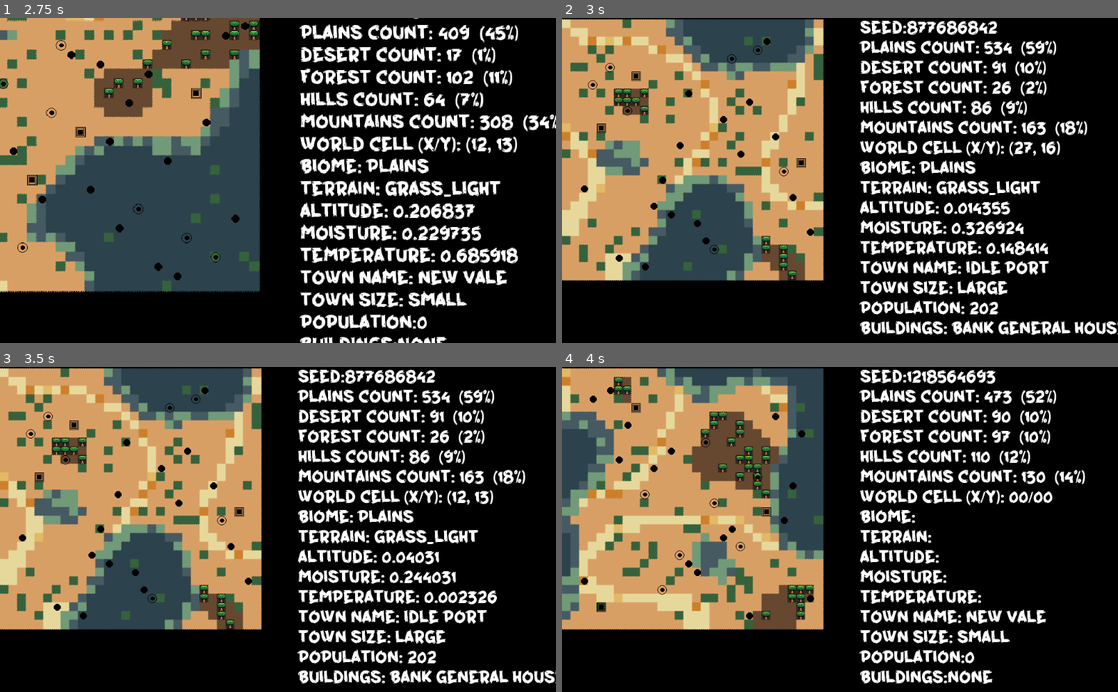
Above: before the commit, frames 1-4 (two rows, left to right).
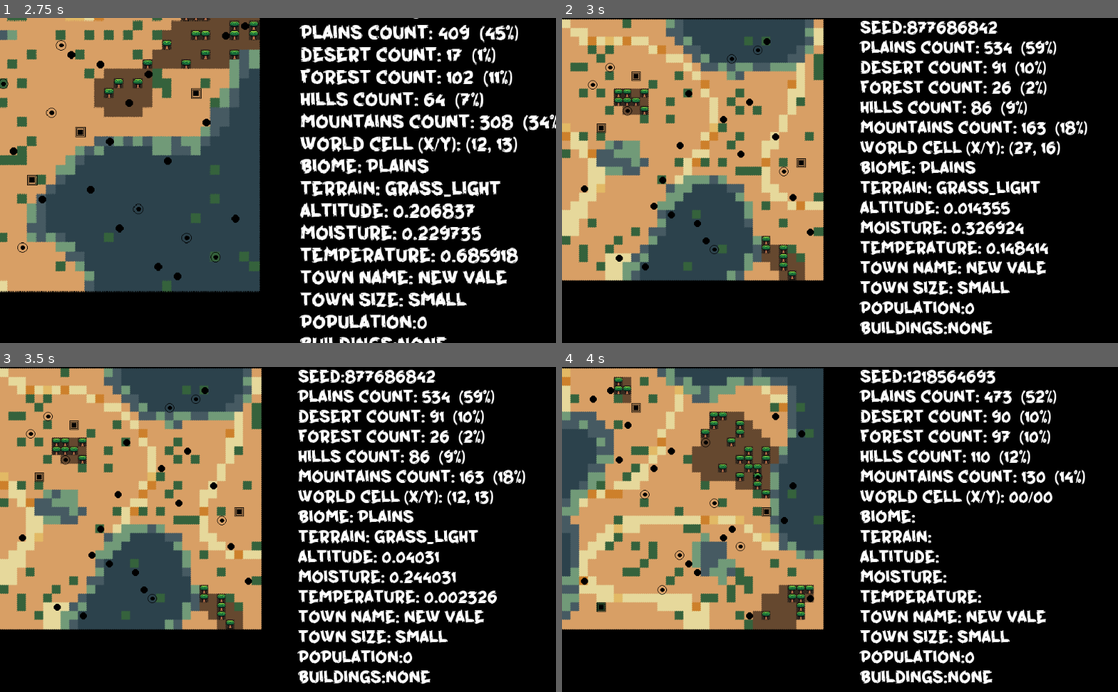
Above: after the commit, the same moments.

Repository: devonps/simple-terrain-gen
Game: Godot game, scene res://WorldGenerator.tscn
The game is run twice, just before and just after one commit, with the same random seed, the same clock (stepped at 60 frames per second) and the same inputs.
Inputs (mouse positions are in pixels of both pictures, inside the frame that each line leads up to):
- Up to frame 1 (2.75 s): tap Enter (ui_accept) at 0.5, 0.77, 1.25, 2 s; move the mouse to (250, 245) at 0.52 s; hold Mouse wheel up (zoom_in) 0.53-1.25 s; click (250, 245) at 0.67 s; drag from (444, 229) to (250, 245) at 1.27 s; move the mouse to (111, 131) at 2.02 s; hold Mouse wheel up (zoom_in) from 2.03 s (still down); click (111, 131) at 2.17 s
- Up to frame 2 (3 s): release Mouse wheel up (zoom_in) at 2.75 s; tap Enter (ui_accept) at 2.75 s; drag from (867, 180) to (673, 131) at 2.77 s
- Up to frame 3 (3.5 s): no input
- Up to frame 4 (4 s): tap Enter (ui_accept) at 3.5, 3.77 s; move the mouse to (756, 448) at 3.52 s; hold Mouse wheel up (zoom_in) from 3.53 s (still down); click (756, 448) at 3.67 s

Frame 1 is identical in both runs. In frame 2, 1.6% of the frame differs, in the area x 69-100%, y 74-98%; in frame 3, 1.6%; in frame 4, nothing differs.
Error after the commit: Invalid get index '2' (on base: 'Dictionary'). (res://Camera2D.gd:66)

Commit message:
various updates

Diff:
--- a/WorldGenerator.gd
+++ b/WorldGenerator.gd
@@ -16,7 +16,7 @@
 onready var snowlabel = $debug/HBoxContainer/Test1/SnowLabel
 onready var seedlabel = $debug/HBoxContainer/Test1/seedlabel
 
-# biome parameters
+# biome parametersƒ
 var temperature = {}
 var moisture = {}
 var altitude = {}
@@ -288,11 +288,12 @@
 	town_locations.append(pos)
 	townsMap.set_cellv(pos, small_town_image_id)
 	var town_name = "New Vale"
+	var internal_town_name = _generate_internal_town_name(town_name)
 	var array_of_buildings = _generate_town_buildings(size)
 	var town_population_size = _calculate_town_population(size)
 
 	next_town_id = _get_town_id()
-	townDetails[next_town_id] = {"id":next_town_id, "name": town_name, "size": size, "population": town_population_size, "buildings": array_of_buildings}
+	townDetails[town_name] = {"id":next_town_id, "name": internal_town_name, "size": size, "population": town_population_size, "buildings": array_of_buildings}
 	worldData[pos]["townID"] = next_town_id
 	_set_town_id()
 
@@ -396,12 +397,13 @@
 
 func populate_town(size, pos) -> void:
 	var town_name = _generate_town_name()
+	var internal_town_name = _generate_internal_town_name(town_name)
 	var array_of_buildings = _generate_town_buildings(size)
 	var town_population_size = _calculate_town_population(size)
 
 	next_town_id = _get_town_id()
 
-	townDetails[next_town_id] = {"id":next_town_id, "name": town_name, "size": size, "population": town_population_size, "buildings": array_of_buildings}
+	townDetails[town_name] = {"id":next_town_id, "name": internal_town_name, "size": size, "population": town_population_size, "buildings": array_of_buildings}
 	worldData[pos]["townID"] = next_town_id
 
 	_set_town_id()
@@ -456,6 +458,10 @@
 #
 # utility functions
 #
+
+func _generate_internal_town_name(town_name):
+	return town_name.replace(" ", "_").to_lower()
+
 
 func _read_json_file(file_path) -> JSONParseResult:
 	var file = File.new()
